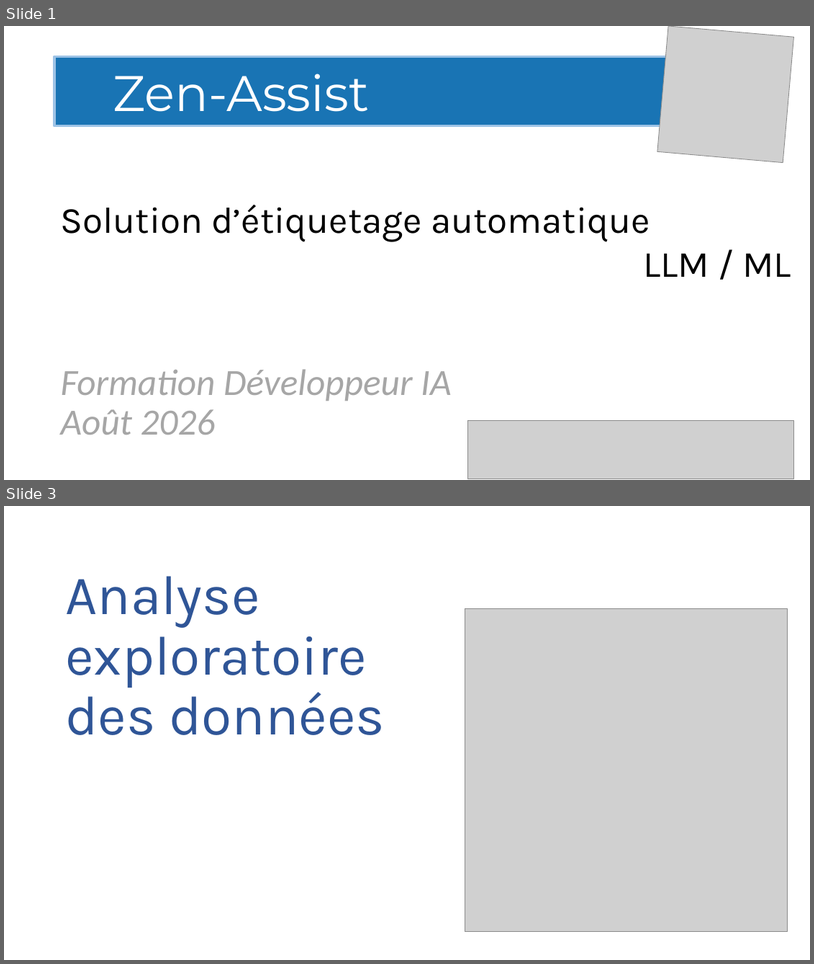
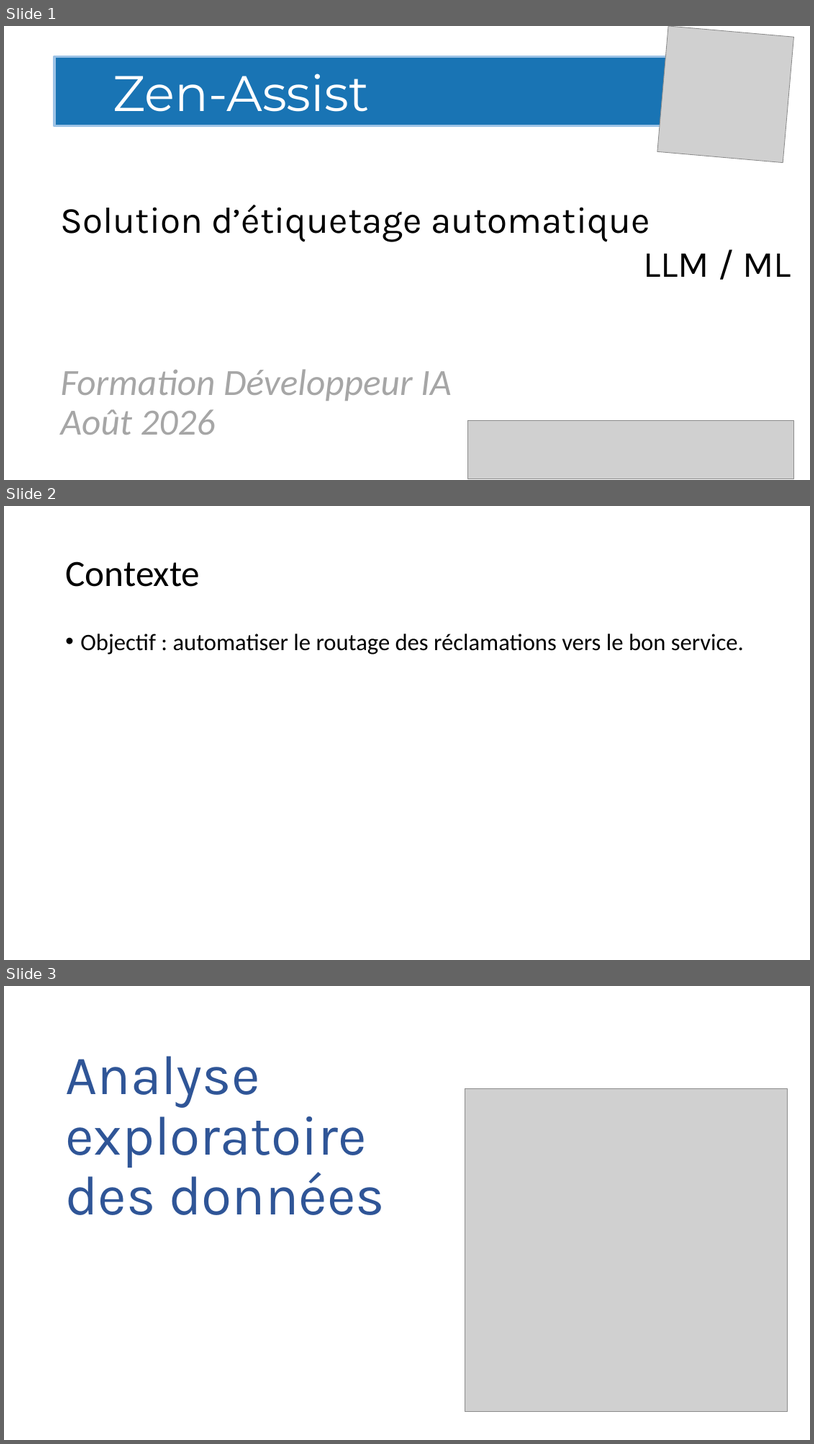
Before and after one commit to Ace4teaM/OCR-ZenAssist, a slide deck: Présentation.pptx. Shown one above the other, each under a label of ours: slides 1 and 3 before the commit, slides 1, 2 and 3 after it; the slides between them are not shown. The pictures are 814x964 and 814x1444 pixels, drawn with LibreOffice and Linux fonts; fonts in the diff are those of the drawing; grey boxes stand for pictures. Boxes give left, top, right and bottom in pixels: in the first picture for what was removed or moved away, otherwise in the second. Text is boxed around its words. In the diff, an @@ line names an element or a change of style, - is before the commit and + after.

```diff
--- a/Présentation.pptx
+++ b/Présentation.pptx
@@ slide 2 added at box(4, 506, 810, 960), background #FFFFFF @@
@@ title added at box(65, 561, 200, 587), 44 pt, text #000000 @@
+Contexte
@@ text added at box(80, 633, 744, 654), 28 pt, text #000000 @@
+• Objectif : automatiser le routage des réclamations vers le bon service.
```
Also in this commit, not shown: 3 slides changed, 10 other slides added, 2 slides removed, 6 other files.
